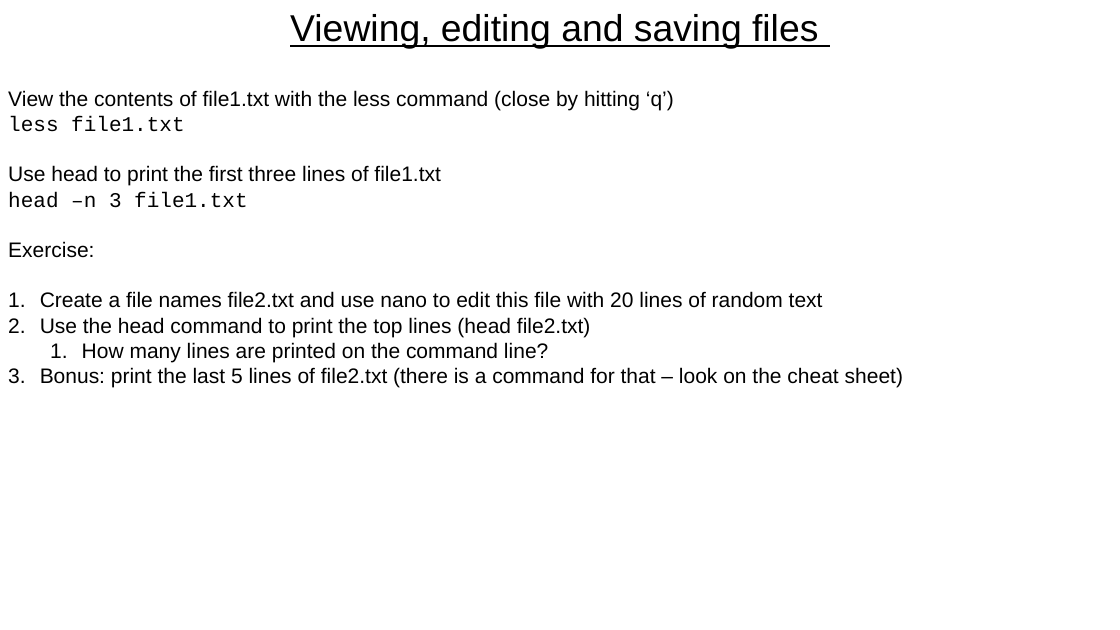
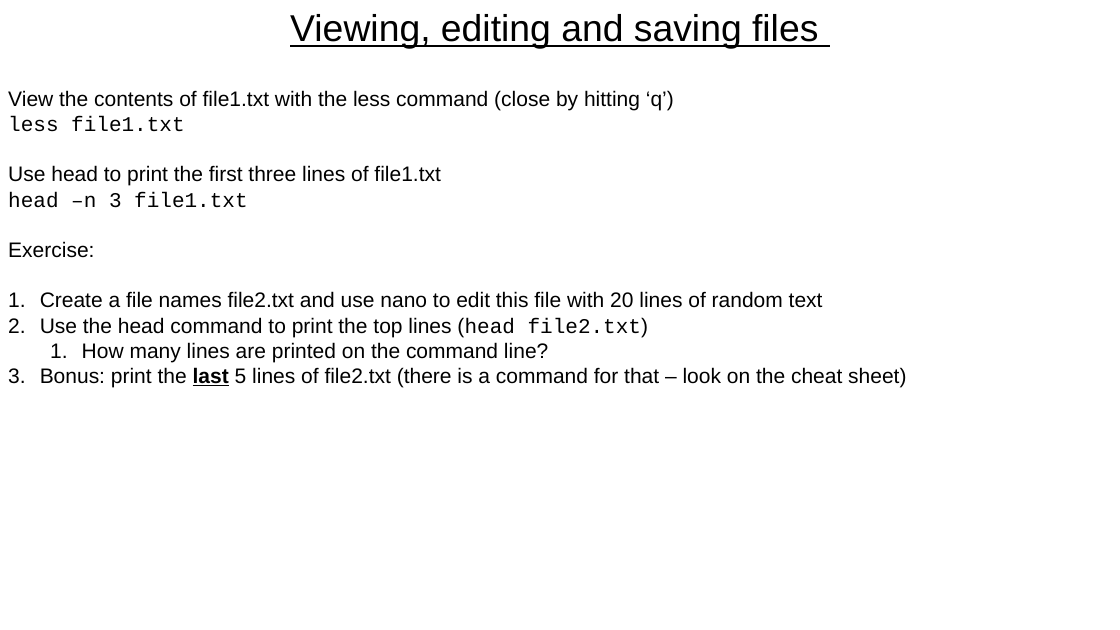
Before and after one commit to FrederickClasen/KCL_MSc_2023, a slide deck: slide 36 of Introduction_to_Linux/M2-Introduction-to-linux.pptx (slide 34 before the commit). Drawn at 1120x630 pixels with LibreOffice and Linux fonts; fonts in the diff are those of the drawing. Boxes give left, top, right and bottom in pixels: in the first picture for what was removed or moved away, otherwise in the second. Text is boxed around its words. In the diff, an @@ line names an element or a change of style, - is before the commit and + after.

```diff
--- a/Introduction_to_Linux/M2-Introduction-to-linux.pptx
+++ b/Introduction_to_Linux/M2-Introduction-to-linux.pptx
@@ text at (x1=40, y1=317, x2=906, y2=388): font Arial to Courier New in "(head file2.txt)"; bold on, underline on in "last" @@
```
Also in this commit, not shown: 6 other slides changed, 2 slides added.
